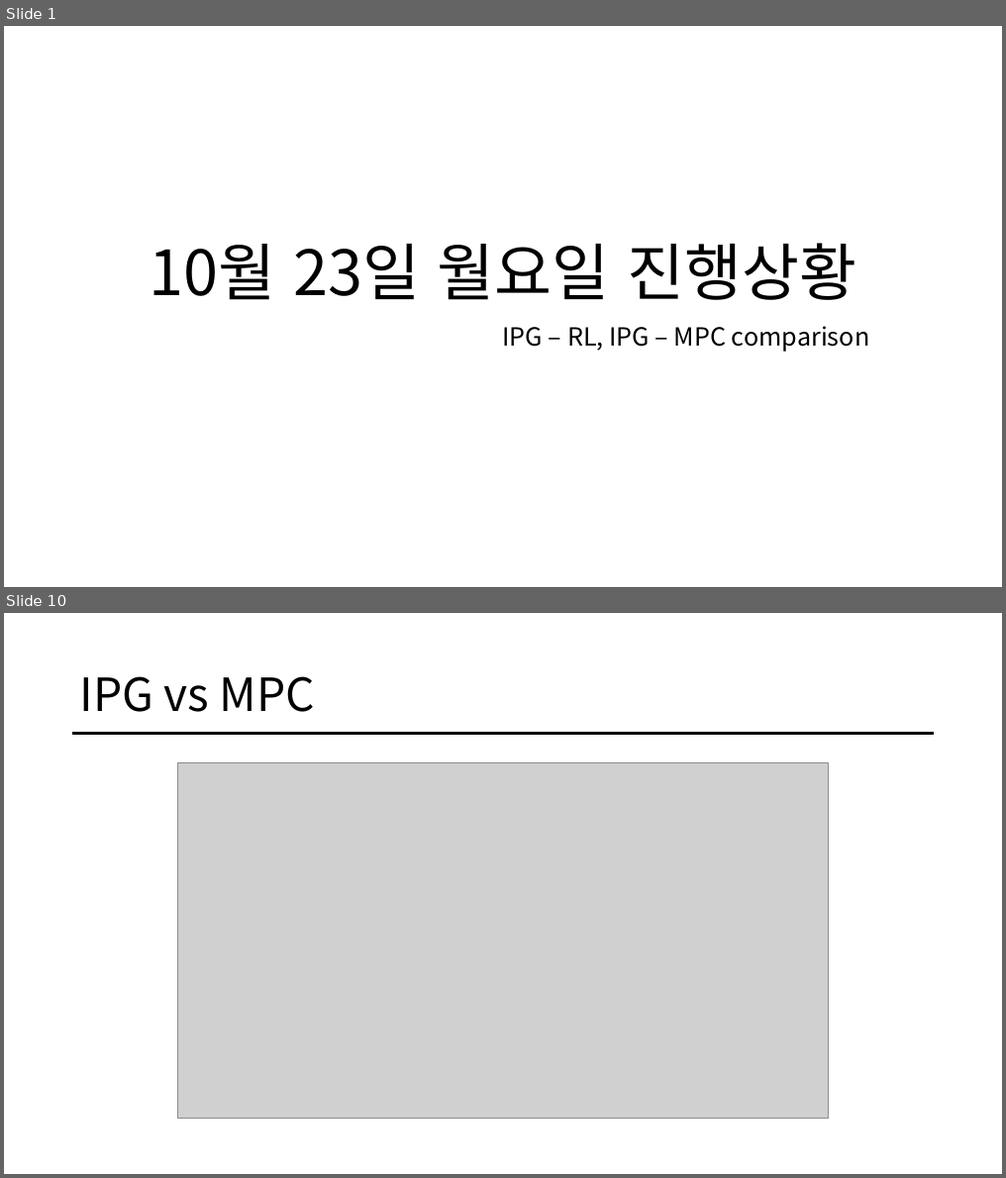
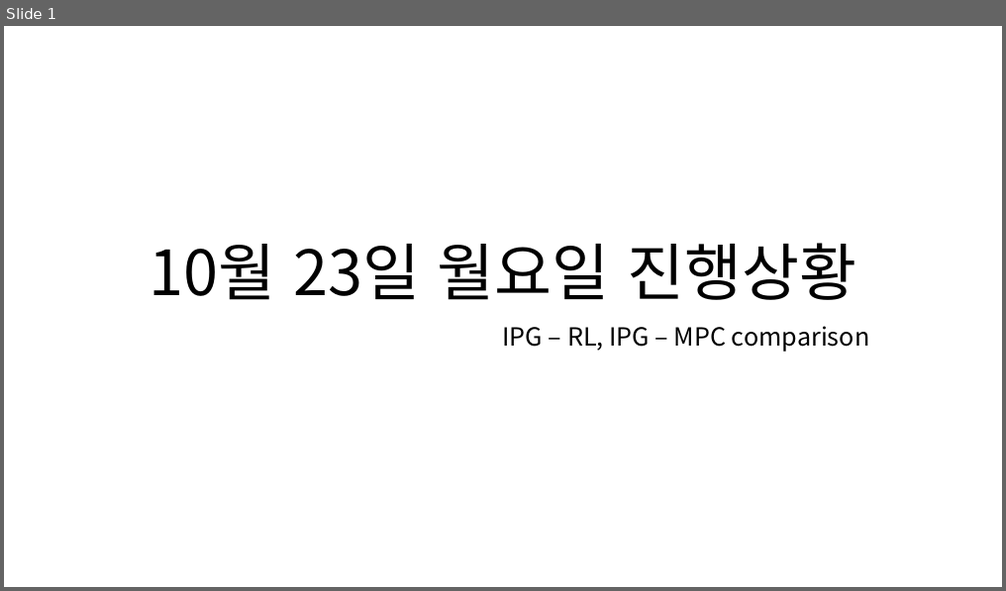
Before and after one commit to HAN2496/CarMakerResults, a slide deck: 1023Report/1023_결과보고 - Copy.pptx. Shown one above the other, each under a label of ours: slides 1 and 10 before the commit, slide 1 after it; the slides between them are not shown. The pictures are 1006x1178 and 1006x591 pixels, drawn with LibreOffice and Linux fonts; fonts in the diff are those of the drawing; grey boxes stand for pictures. Boxes give left, top, right and bottom in pixels: in the first picture for what was removed or moved away, otherwise in the second. Text is boxed around its words. In the diff, an @@ line names an element or a change of style, - is before the commit and + after.

```diff
--- a/1023Report/1023_결과보고 - Copy.pptx
+++ b/1023Report/1023_결과보고 - Copy.pptx
@@ slide 10 removed at bbox=[4, 613, 1002, 1174], background #FFFFFF @@
@@ title removed at bbox=[80, 676, 315, 712] @@
-IPG vs MPC
@@ line removed from (73, 734) to (934, 734) @@
@@ picture removed at bbox=[177, 762, 829, 1119] @@
```
Also in this commit, not shown: 1 slide changed, 9 other slides removed, 5 other files.
